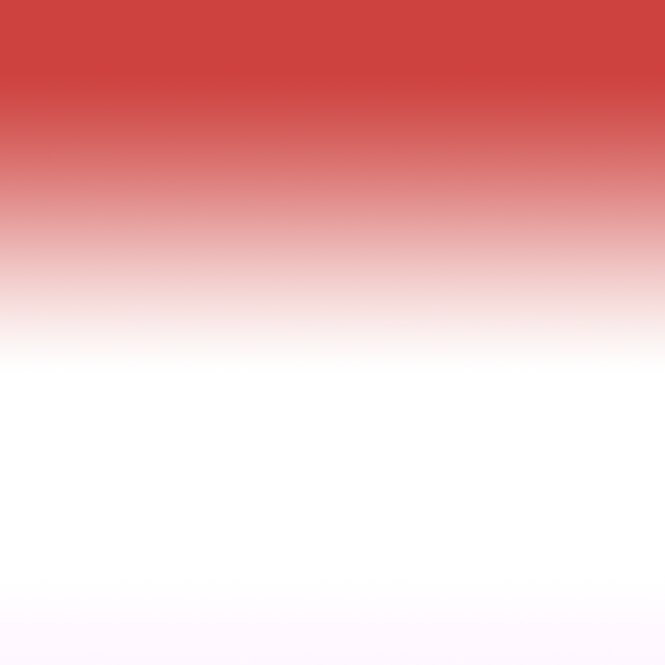
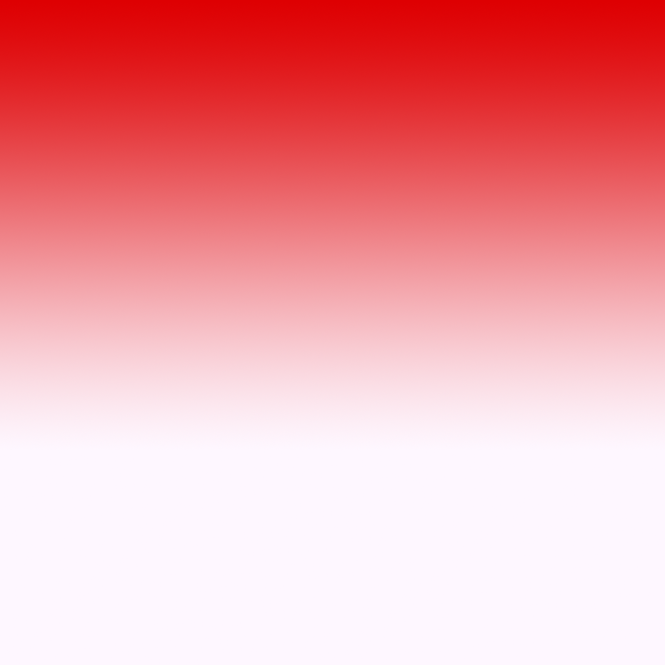
Two versions of the same layered image (665×665). Layer-by-layer changes:
painted on "Background" over [0,0,665,642]
